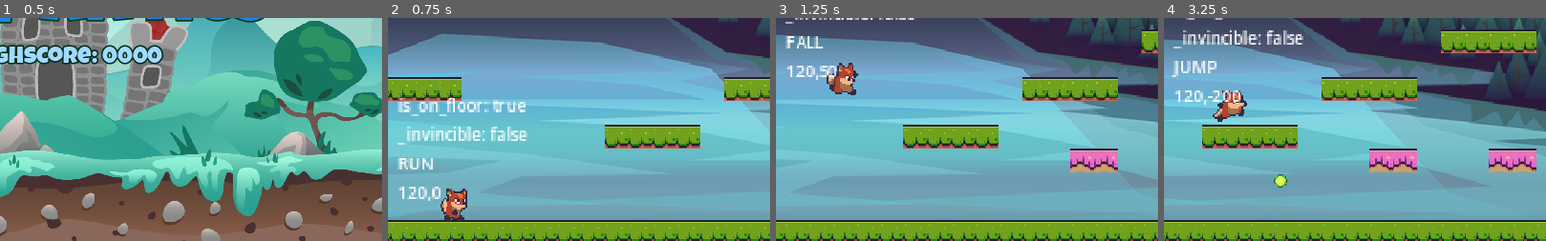
Above: before the commit, frames 1-4 (left to right).
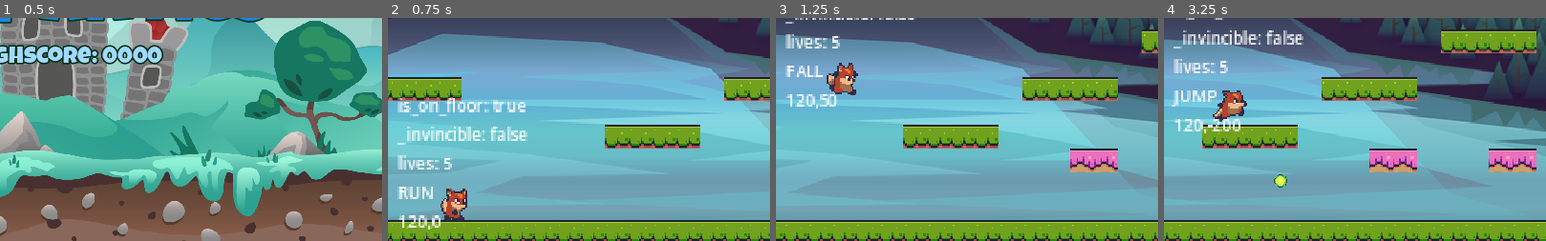
Above: after the commit, the same moments.

Repository: leobewater/godot-foxy-antics
Game: Godot game, scene res://main/main.tscn
Two runs of this game, one before a commit and one after it. Both use one fixed random seed, a clock stepped at 60 frames per second and the inputs below.
Inputs:
- Up to frame 1 (0.5 s): no input
- Up to frame 2 (0.75 s): tap Enter at 0.5 s; hold Right (right) from 0.53 s (still down); tap Space (jump) at 0.6 s
- Up to frame 3 (1.25 s): keep holding Right (right); tap Space (jump) at 0.77, 1.07 s
- Up to frame 4 (3.25 s): tap Ctrl (shoot) at 1.35, 2.85 s; tap Space (jump) at 1.52, 1.55, 1.82, 2.1, 3.02, 3.05 s; release Right (right) at 2.03 s; hold Left (left) 2.03-2.78 s; hold Right (right) from 2.78 s (still down)
The pictures show only the part of the screen within x 41-91%, y 49-99%; the shares and areas given below are measured in that part.

Frame 1 is identical in both runs. In frame 2, 1.3% of the frame differs, in the area x 2-17%, y 61-95%; in frame 3, 1.3%; in frame 4, 1.7%, in the area x 2-20%, y 18-52%.

Commit message:
set lives to player and add reduce live logic

Diff:
--- a/boss/boss.tscn
+++ b/boss/boss.tscn
@@ -254,7 +254,6 @@
 
 [node name="Boss" type="Node2D"]
 script = ExtResource("1_vlfyu")
-lives = 5
 
 [node name="Visual" type="Node2D" parent="."]
 modulate = Color(0, 0, 0, 1)
--- a/hud/hud.gd
+++ b/hud/hud.gd
@@ -12,8 +12,12 @@
 
 
 func _process(delta):
-	pass
-
+	if vb_level_complete.visible:
+		if Input.is_action_just_pressed("jump"):
+			GameManager.load_next_level_scene()
+	if vb_game_over.visible:
+		if Input.is_action_just_pressed("jump"):
+			GameManager.load_main_scene()
 
 func show_hud() -> void:
 	Engine.time_scale = 0
--- a/player/player.gd
+++ b/player/player.gd
@@ -27,10 +27,11 @@
 
 var _state = PLAYER_STATE.IDLE
 var _invincible: bool = false
+var _lives: int = 5
 
 
 func _ready():
-	pass # Replace with function body.
+	SignalManager.on_player_hit.emit(_lives)
 
 
 func _physics_process(delta):
@@ -49,9 +50,10 @@
 
 
 func update_debug_label() -> void:
-	debug_label.text = "is_on_floor: %s\n_invincible: %s\n%s\n%.0f,%.0f" % [
+	debug_label.text = "is_on_floor: %s\n_invincible: %s\nlives: %s\n%s\n%.0f,%.0f" % [
 		is_on_floor(),
 		_invincible,
+		_lives,
 		PLAYER_STATE.keys()[_state],
 		velocity.x,
 		velocity.y
@@ -144,8 +146,21 @@
 	invincible_timer.start()
 
 
+func reduce_lives() -> bool:
+	_lives -= 1
+	SignalManager.on_player_hit.emit(_lives)
+	if _lives <= 0:
+		SignalManager.on_game_over.emit()
+		set_physics_process(false)
+		return false
+	return true
+
+
 func apply_hit() -> void:
 	if _invincible == true:
+		return
+
+	if reduce_lives() == false:
 		return
 
 	go_invincible()
